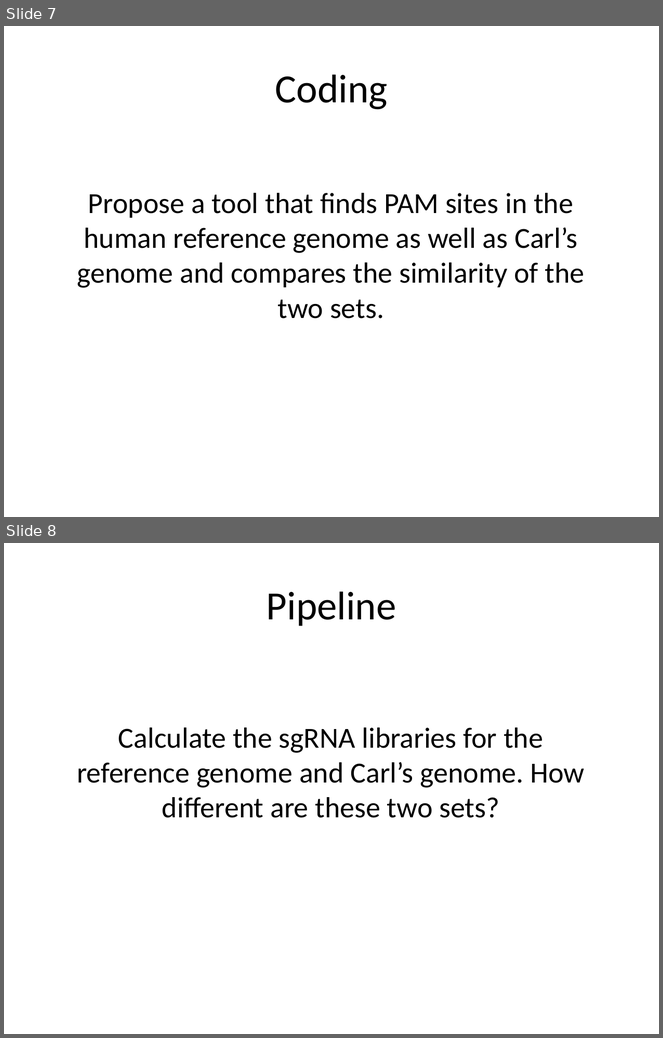
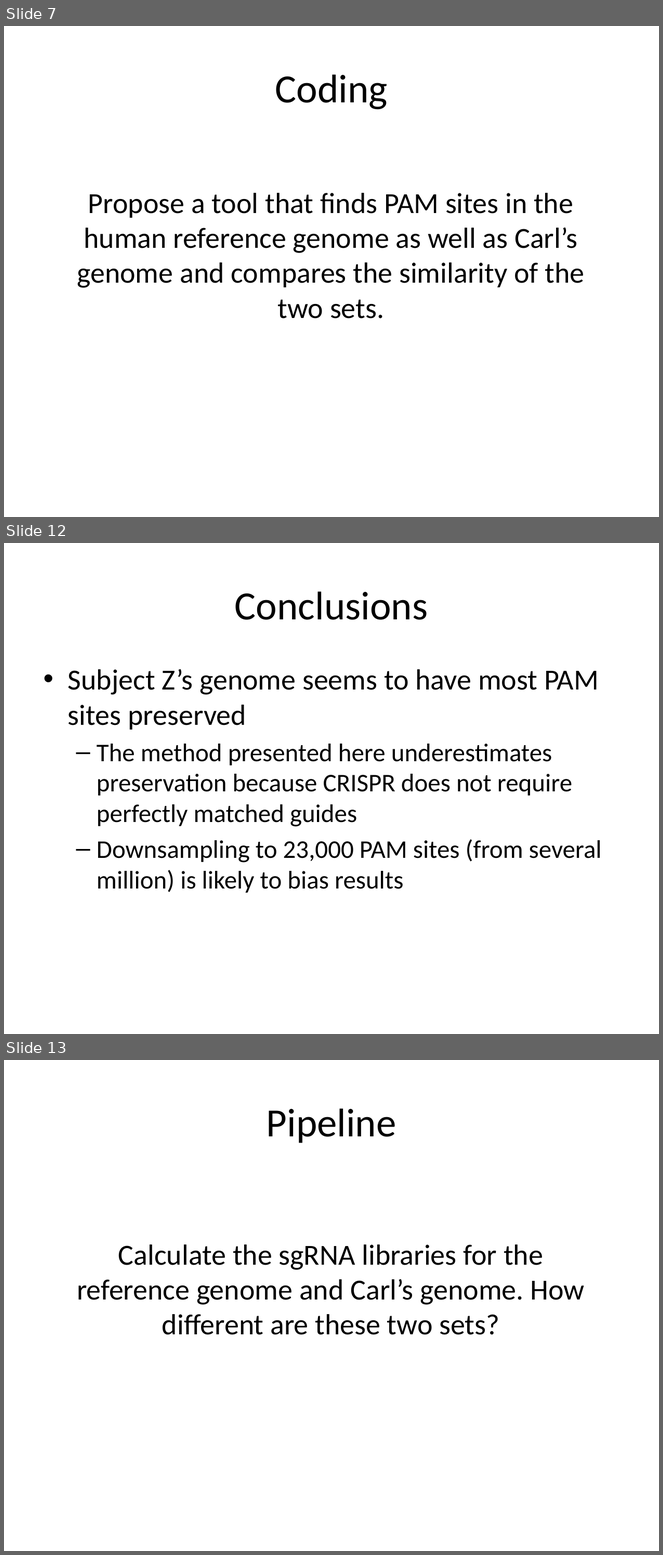
Before and after one commit to CBB752Spring2017/final-project-2-2-team2-team-2-2-2, a slide deck: Presentation - 2.2.pptx. Shown one above the other, each under a label of ours: slides 7 and 8 before the commit, slides 7, 12 and 13 after it; the slides between them are not shown. The pictures are 663x1038 and 663x1555 pixels, drawn with LibreOffice and Linux fonts; fonts in the diff are those of the drawing. Boxes give left, top, right and bottom in pixels: in the first picture for what was removed or moved away, otherwise in the second. Text is boxed around its words. In the diff, an @@ line names an element or a change of style, - is before the commit and + after.

```diff
--- a/Presentation - 2.2.pptx
+++ b/Presentation - 2.2.pptx
@@ slide 12 added at bbox=[4, 543, 659, 1034], background #FFFFFF @@
@@ title added at bbox=[235, 591, 428, 620], 44 pt, text #000000 @@
+Conclusions
@@ text added at bbox=[68, 669, 602, 893], 28 pt, text #000000 @@
+• Subject Z’s genome seems to have most PAM sites preserved
+  – The method presented here underestimates preservation because CRISPR does not require perfectly matched guides
+  – Downsampling to 23,000 PAM sites (from several million) is likely to bias results
@@ what was slide 8 is now slide 13 @@
```
Also in this commit, not shown: 4 other slides added.
